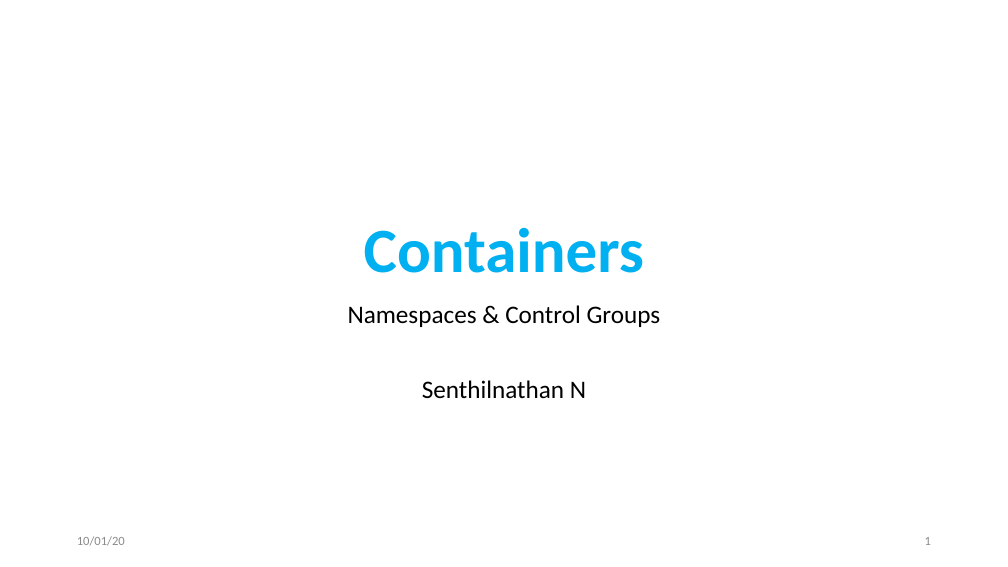
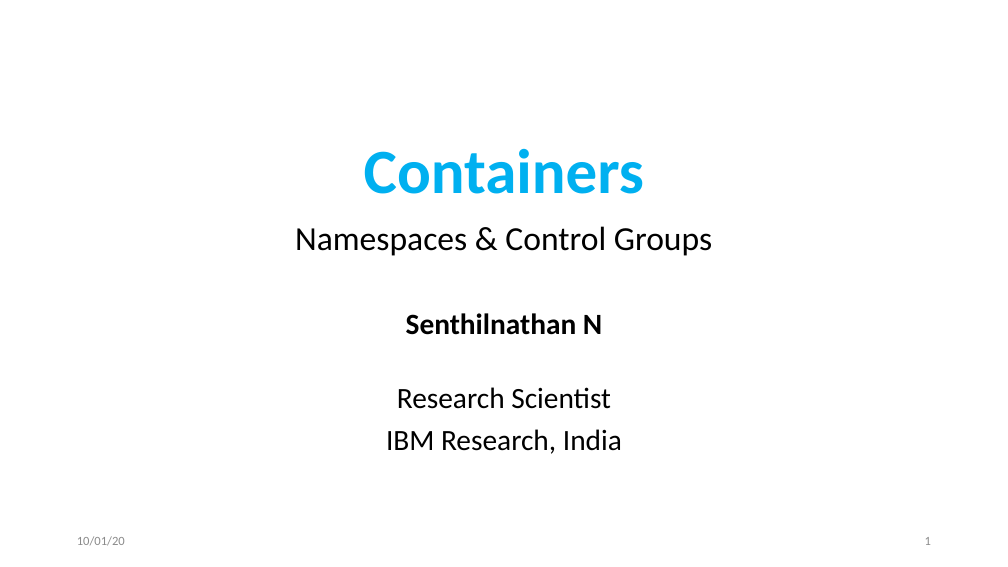
Before and after one commit to cendhu/container-namespaces, a slide deck: slide 1 of slides/containers-namespace-cgroups.pptx. Drawn at 1008x567 pixels with LibreOffice and Linux fonts; fonts in the diff are those of the drawing. Boxes give left, top, right and bottom in pixels: in the first picture for what was removed or moved away, otherwise in the second. Text is boxed around its words. In the diff, an @@ line names an element or a change of style, - is before the commit and + after.

```diff
--- a/slides/containers-namespace-cgroups.pptx
+++ b/slides/containers-namespace-cgroups.pptx
@@ title "Containers": place and size @@
-title "Containers" at [364, 227, 644, 273]
+title "Containers" at [364, 148, 644, 194]
@@ subtitle "Namespaces & Control Groups": place and size @@
-subtitle "Namespaces & Control Groups" at [348, 305, 661, 398]
+subtitle "Namespaces & Control Groups" at [295, 226, 712, 454]
@@ subtitle at [295, 226, 712, 335]: size 24 to 32 pt in "Namespaces & Control Groups"; size 24 to 28 pt, bold on in "Senthilnathan N" @@
@@ subtitle at [386, 387, 622, 454]: paragraphs added @@
+Research Scientist
+IBM Research, India
```
Also in this commit, not shown: 1 other slide changed.
